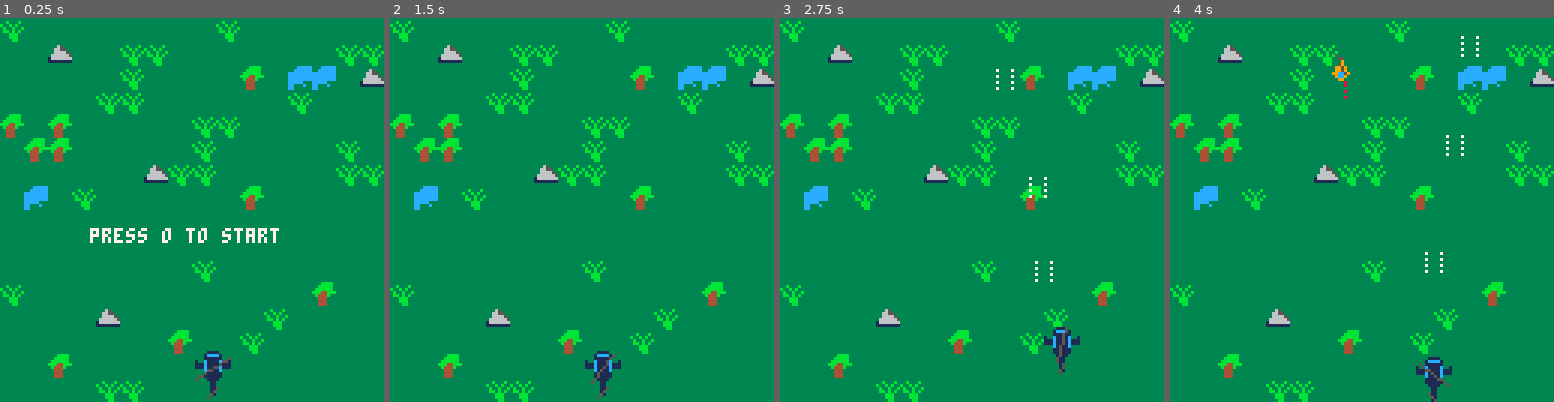
Above: before the commit, frames 1-4 (left to right).
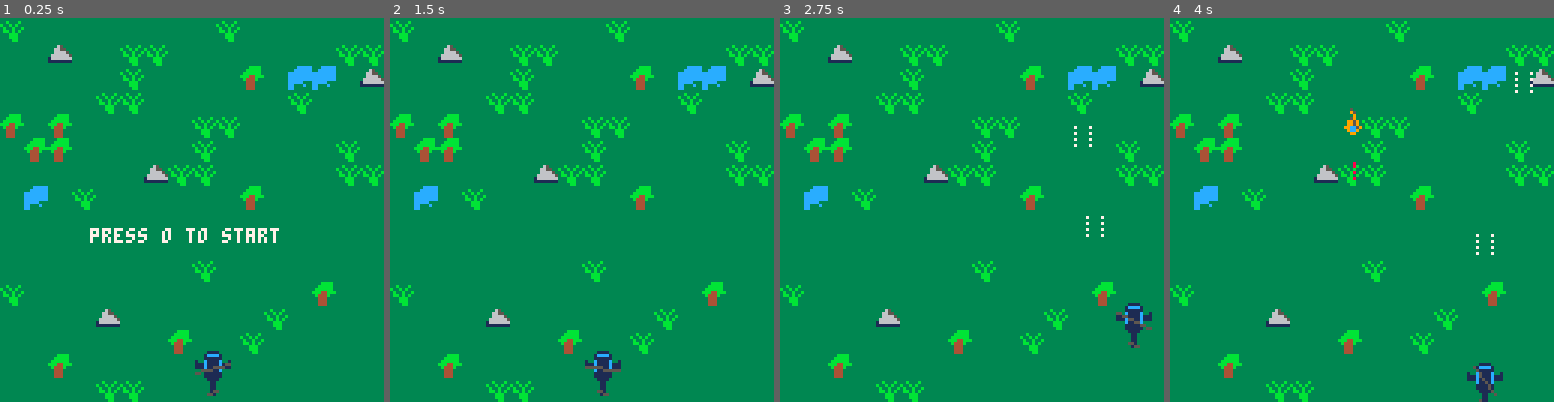
Above: after the commit, the same moments.

Repository: zeenix/pico-8
Game: PICO-8 cartridge airwolf/airwolf.p8
The game is run twice, just before and just after one commit, with the same random seed, the same clock (stepped at 60 frames per second) and the same inputs.
Inputs:
- Up to frame 1 (0.25 s): no input
- Up to frame 2 (1.5 s): tap X (X key) at 0.33, 1.07 s; tap O (Z key) at 0.7 s
- Up to frame 3 (2.75 s): hold Right 1.6-2.1 s; tap O (Z key) at 1.7, 2.1, 2.5 s; tap X (X key) at 1.85 s; hold Up 2.15-2.42 s; hold Right from 2.47 s (still down)
- Up to frame 4 (4 s): tap O (Z key) at 2.9, 3.3, 3.7 s; tap X (X key) at 2.97 s; release Right at 3.03 s; hold Left 3.08-3.58 s; hold Down 3.63-3.97 s

The runs differ from the first frame. In frame 1, 0.1% of the frame differs, in the area x 50-61%, y 88-100%; in frame 2, 0.2%; in frame 3, 1.3%; in frame 4, 1.6%, in the area x 42-95%, y 4-100%.

Commit message:
Switch to 60 FPS

Diff:
--- a/airwolf/bullet.lua
+++ b/airwolf/bullet.lua
@@ -20,10 +20,10 @@
 -- Returns true when the bullet is outside the screen.
 function Bullet:update()
     if self.entity:is_enemy() then
-        self.entity.y += 3
+        self.entity.y += 2
         return (self.entity.y > 127)
     else
-        self.entity.y -= 3
+        self.entity.y -= 2
         return (self.entity.y < 0)
     end
 end
--- a/airwolf/enemy_aircraft.lua
+++ b/airwolf/enemy_aircraft.lua
@@ -53,8 +53,8 @@
     -- towards the player.
     self.entity.y += 0.5
     local airwolf = entities:airwolf()
-    if self.entity.x < airwolf.entity.x then self.entity.x += 0.3
-    elseif self.entity.x > airwolf.entity.x then self.entity.x -= 0.3 end
+    if self.entity.x < airwolf.entity.x then self.entity.x += 0.2
+    elseif self.entity.x > airwolf.entity.x then self.entity.x -= 0.2 end
 
     local victim = self.entity:collided_with()
     if victim == "airwolf" then
--- a/airwolf/main.lua
+++ b/airwolf/main.lua
@@ -5,7 +5,7 @@
     scene = "start"
 end
 
-function _update()
+function _update60()
     entities:update()
 
     if scene == "start" or scene == "game-over" then
--- a/airwolf/rotor.lua
+++ b/airwolf/rotor.lua
@@ -13,7 +13,7 @@
 end
 
 function Rotor:update(entity)
-    local speed = 4
+    local speed = 1
 
     self.angle += speed
     -- Keep within 0 to 2*pi
--- a/airwolf/the_lady.lua
+++ b/airwolf/the_lady.lua
@@ -9,7 +9,7 @@
     local bullet_props = {
         x_offset = 4,
         y_offset = -1,
-        interval = 0.2,
+        interval = 0.4,
         sw = 1,
         sh = 1,
     }
